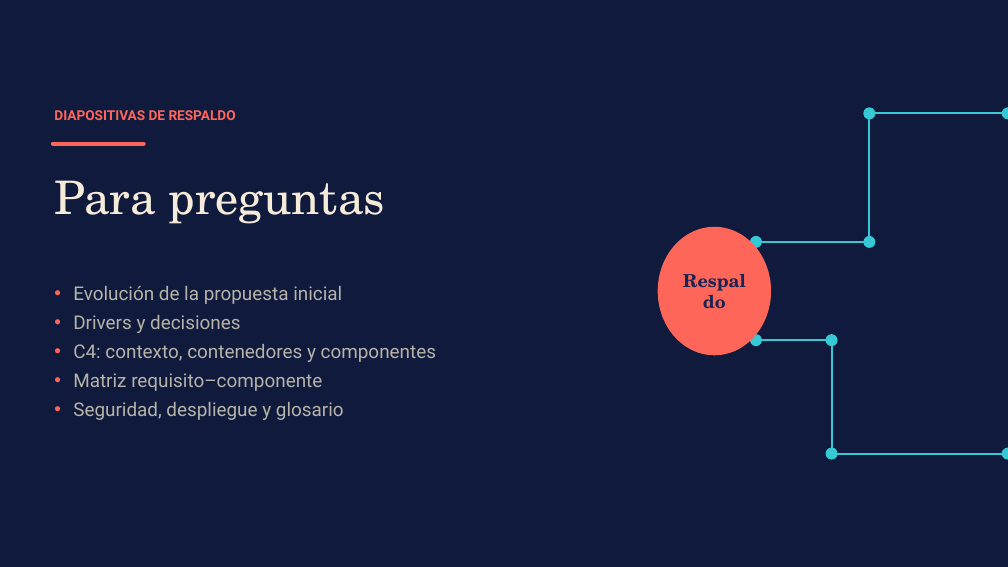
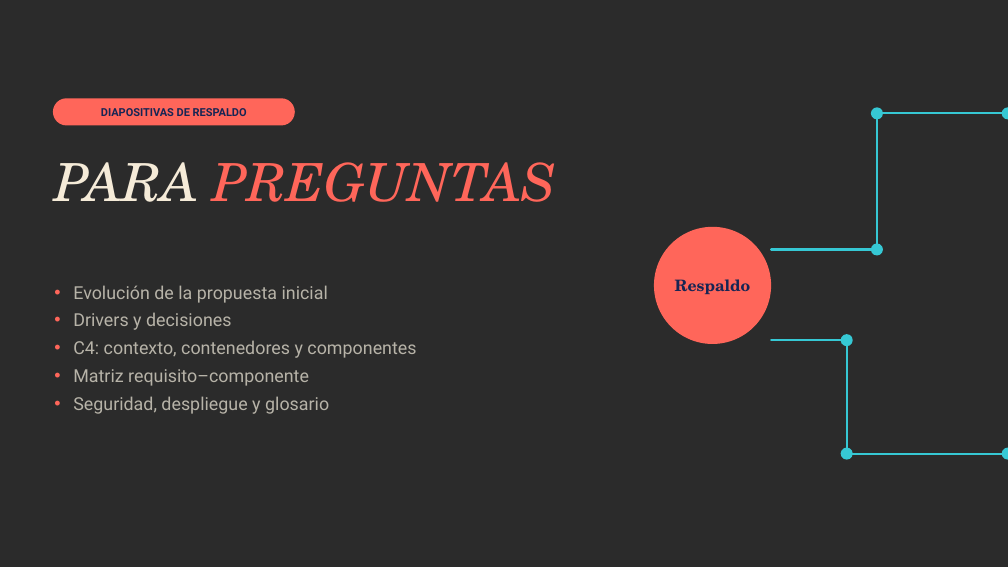
Before and after one commit to P35C4D0R4B1050/BabelHub, a slide deck: slide 15 of docs/BabelHub_Exposicion.pptx. Drawn at 1008x567 pixels with LibreOffice and Linux fonts; fonts in the diff are those of the drawing; background and template pictures are left out; a plain dark background stands for a picture behind light text. Boxes give left, top, right and bottom in pixels: in the first picture for what was removed or moved away, otherwise in the second. Text is boxed around its words. In the diff, an @@ line names an element or a change of style, - is before the commit and + after.

```diff
--- a/docs/BabelHub_Exposicion.pptx
+++ b/docs/BabelHub_Exposicion.pptx
@@ background #0F1A3D to picture (left out) @@
@@ rounded rectangle "DIAPOSITIVAS DE RESPALDO": place and size @@
-rounded rectangle "DIAPOSITIVAS DE RESPALDO" at <box>54,110,236,120</box>
+rounded rectangle "DIAPOSITIVAS DE RESPALDO" at <box>53,98,295,126</box>
@@ rounded rectangle "DIAPOSITIVAS DE RESPALDO" at <box>53,98,295,126</box>: size 13 to 10.5 pt, text colour #FF665A to #172554; alignment left to centre; vertical alignment top to middle; fill none to #FF665A @@
@@ ellipse: place and size @@
-ellipse at <box>864,107,876,119</box>
+ellipse at <box>871,107,883,119</box>
@@ line moved from (1008, 113) - (870, 113) to (1008, 113) - (877, 113) @@
@@ line moved from (870, 113) - (870, 242) to (877, 113) - (877, 250) @@
@@ line removed from (53, 144) to (144, 144) @@
@@ text at <box>54,162,557,202</box>: text changed; size 44 to 50 pt; text colour #F5EBD8 to #FF665A; italic on @@
-Para preguntas
+PARA PREGUNTAS
@@ ellipse "Respaldo": place and size @@
-ellipse "Respaldo" at <box>658,227,771,355</box>
+ellipse "Respaldo" at <box>654,227,771,344</box>
@@ ellipse "Respaldo" at <box>654,227,771,344</box>: size 17 to 15 pt @@
@@ ellipse removed at <box>750,236,762,248</box> @@
@@ line moved from (870, 242) - (756, 242) to (877, 250) - (771, 250) @@
@@ ellipse: place and size @@
-ellipse at <box>864,236,876,248</box>
+ellipse at <box>871,243,883,256</box>
@@ text "Evolución de la propuesta inicial" at <box>73,285,416,414</box>: size 18 to 17 pt @@
@@ ellipse removed at <box>750,334,762,346</box> @@
@@ 2 lines, 2 ellipses: place and size @@
-2 lines, 2 ellipses at <box>756,334,838,460</box>
+2 lines, 2 ellipses at <box>771,334,853,460</box>
@@ line moved from (1008, 454) - (832, 454) to (1008, 454) - (847, 454) @@
```
Also in this commit, not shown: 24 other slides changed.
